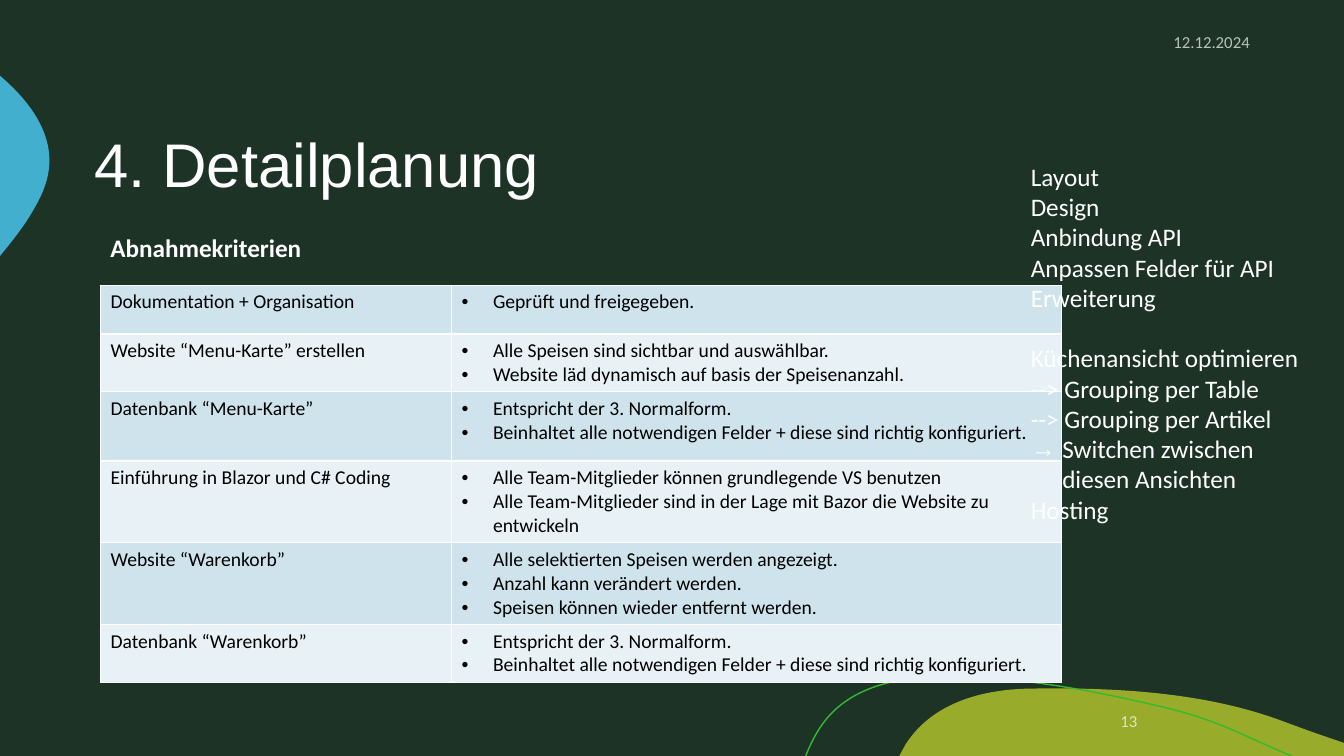
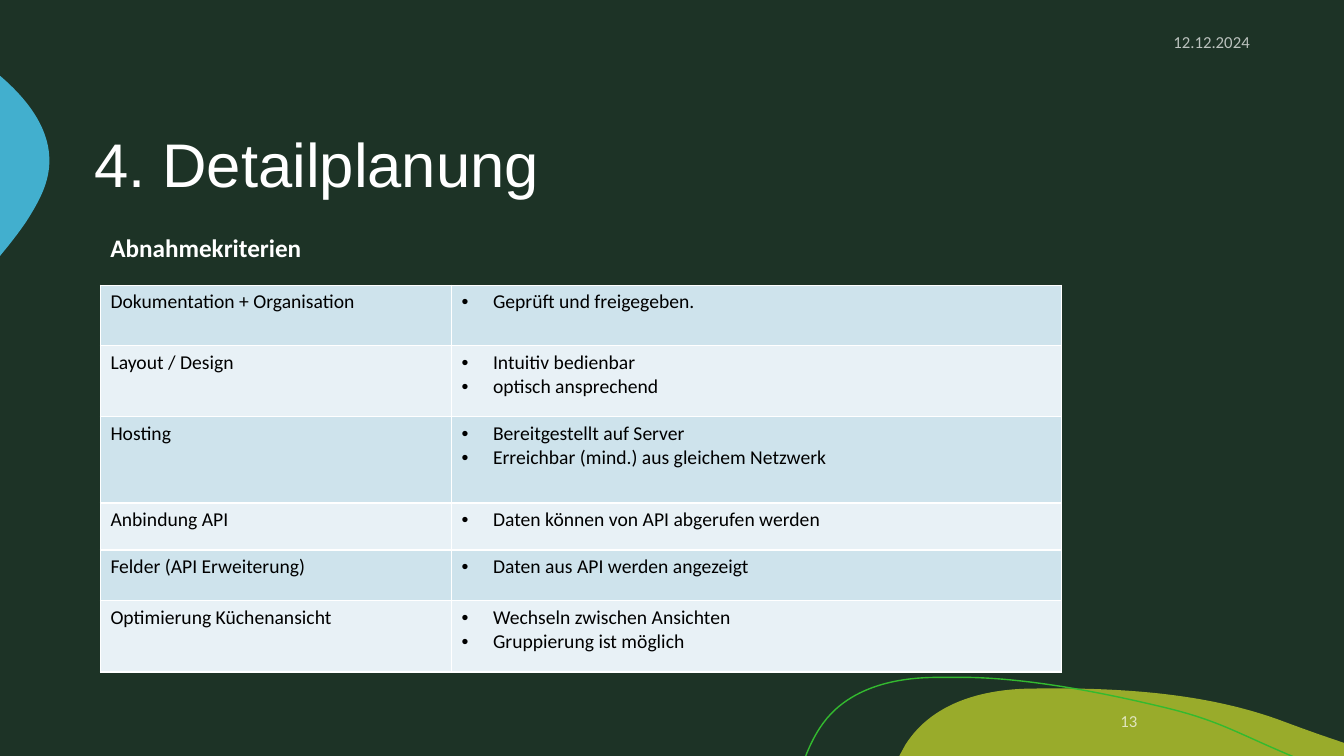
Before and after one commit to zIExpantion/ZumGelbenBach, a slide deck: slide 13 of Dokumente/Sprint-Backlog/Sprint-Backlog2.pptx. Drawn at 1344x756 pixels with LibreOffice and Linux fonts; fonts in the diff are those of the drawing; background and template pictures are left out. Boxes give left, top, right and bottom in pixels: in the first picture for what was removed or moved away, otherwise in the second. Text is boxed around its words. In the diff, an @@ line names an element or a change of style, - is before the commit and + after.

```diff
--- a/Dokumente/Sprint-Backlog/Sprint-Backlog2.pptx
+++ b/Dokumente/Sprint-Backlog/Sprint-Backlog2.pptx
@@ text removed at box(1031, 170, 1298, 525) @@
-Layout
-Design
-Anbindung API
-Anpassen Felder für API Erweiterung
-Küchenansicht optimieren
---> Grouping per Table
---> Grouping per Artikel
-→ Switchen zwischen diesen Ansichten
-Hosting
@@ table at box(101, 285, 1062, 673) @@
-row 2, column 1: Website “Menu-Karte” erstellen
+row 2, column 1: Layout / Design
-row 2, column 2: Alle Speisen sind sichtbar und auswählbar. / Website läd dynamisch auf basis der Speisenanzahl.
+row 2, column 2: Intuitiv bedienbar / optisch ansprechend
-row 3, column 1: Datenbank “Menu-Karte”
+row 3, column 1: Hosting
-row 3, column 2: Entspricht der 3. Normalform. / Beinhaltet alle notwendigen Felder + diese sind richtig konfiguriert.
+row 3, column 2: Bereitgestellt auf Server / Erreichbar (mind.) aus gleichem Netzwerk
-row 4, column 1: Einführung in Blazor und C# Coding
+row 4, column 1: Anbindung API
-row 4, column 2: Alle Team-Mitglieder können grundlegende VS benutzen / Alle Team-Mitglieder sind in der Lage mit Bazor die Website zu entwickeln
+row 4, column 2: Daten können von API abgerufen werden
-row 5, column 1: Website “Warenkorb”
+row 5, column 1: Felder (API Erweiterung)
-row 5, column 2: Alle selektierten Speisen werden angezeigt. / Anzahl kann verändert werden. / Speisen können wieder entfernt werden.
+row 5, column 2: Daten aus API werden angezeigt
-row 6, column 1: Datenbank “Warenkorb”
+row 6, column 1: Optimierung Küchenansicht
-row 6, column 2: Entspricht der 3. Normalform. / Beinhaltet alle notwendigen Felder + diese sind richtig konfiguriert.
+row 6, column 2: Wechseln zwischen Ansichten / Gruppierung ist möglich
```
Also in this commit, not shown: 3 other slides changed.
